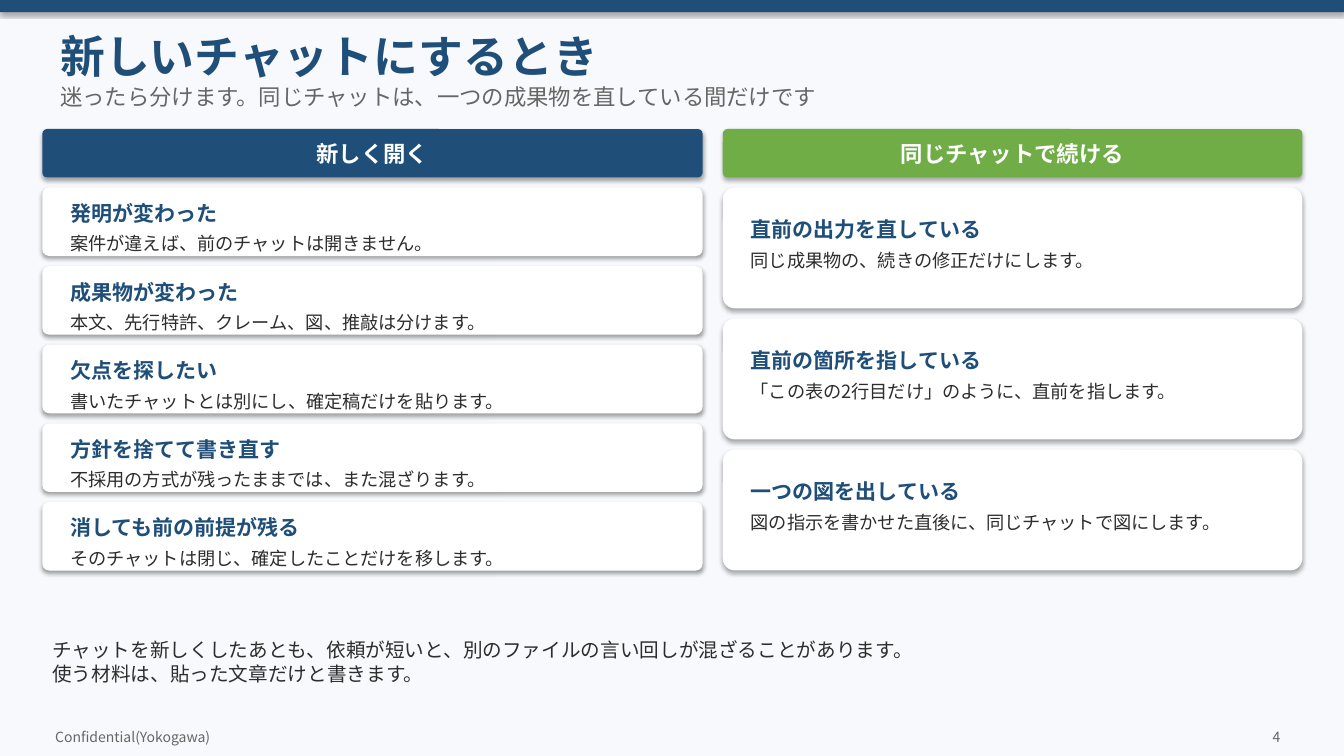
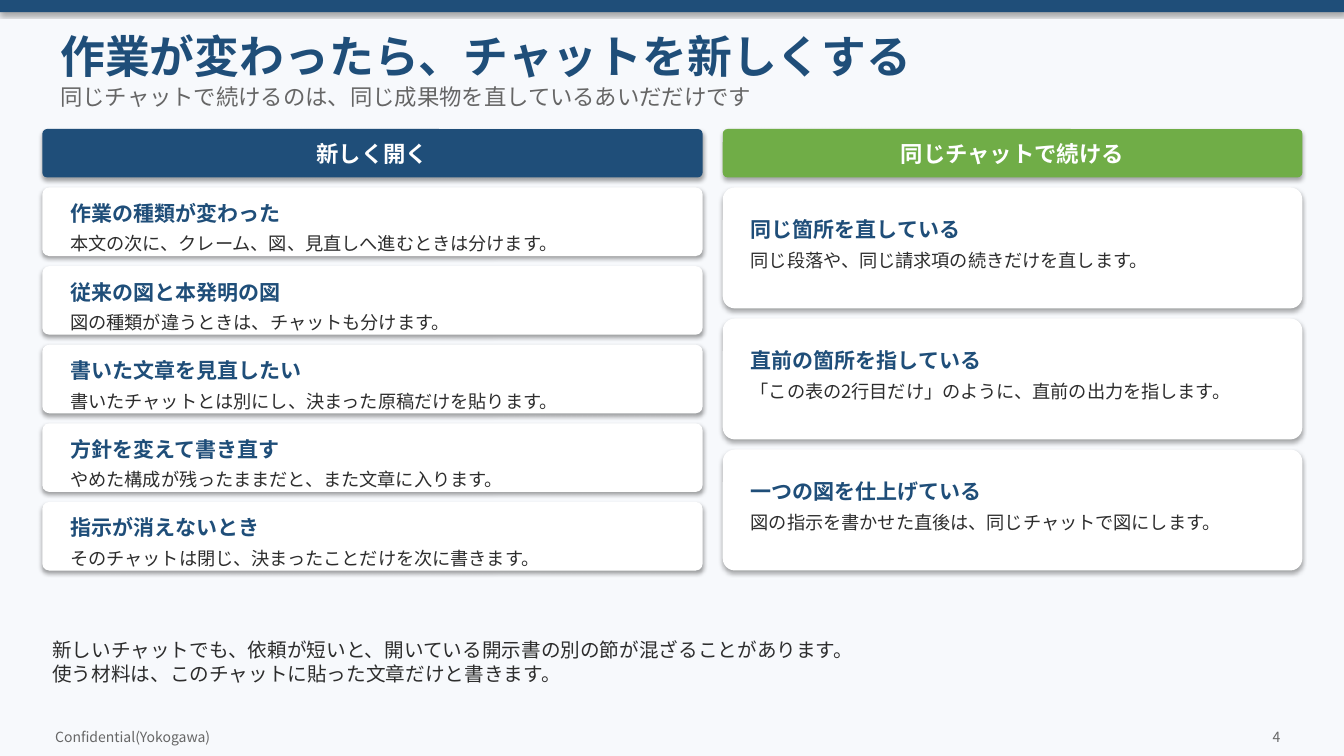
Before and after one commit to zhexingwang/ppt, a slide deck: slide 4 of decks/06_Copilot使いこなし/Copilot使いこなしのコツ.pptx. Drawn at 1344x756 pixels with LibreOffice and Linux fonts; fonts in the diff are those of the drawing. Boxes give left, top, right and bottom in pixels: in the first picture for what was removed or moved away, otherwise in the second. Text is boxed around its words. In the diff, an @@ line names an element or a change of style, - is before the commit and + after.

```diff
--- a/decks/06_Copilot使いこなし/Copilot使いこなしのコツ.pptx
+++ b/decks/06_Copilot使いこなし/Copilot使いこなしのコツ.pptx
@@ text at (60, 34, 911, 78): text changed @@
-新しいチャットにするとき
+作業が変わったら、チャットを新しくする
@@ text at (60, 86, 751, 107): text changed @@
-迷ったら分けます。同じチャットは、一つの成果物を直している間だけです
+同じチャットで続けるのは、同じ成果物を直しているあいだだけです
@@ text at (70, 203, 280, 223): text changed @@
-発明が変わった
+作業の種類が変わった
@@ text at (70, 234, 557, 252): text changed @@
-案件が違えば、前のチャットは開きません。
+本文の次に、クレーム、図、見直しへ進むときは分けます。
@@ text at (751, 219, 960, 239): text changed @@
-直前の出力を直している
+同じ箇所を直している
@@ text at (751, 251, 1148, 269): text changed @@
-同じ成果物の、続きの修正だけにします。
+同じ段落や、同じ請求項の続きだけを直します。
@@ text at (70, 282, 280, 302): text changed @@
-成果物が変わった
+従来の図と本発明の図
@@ text at (70, 313, 449, 331): text changed @@
-本文、先行特許、クレーム、図、推敲は分けます。
+図の種類が違うときは、チャットも分けます。
@@ text at (70, 360, 301, 380): text changed @@
-欠点を探したい
+書いた文章を見直したい
@@ text at (751, 382, 1231, 400): text changed @@
-「この表の2行目だけ」のように、直前を指します。
+「この表の2行目だけ」のように、直前の出力を指します。
@@ text at (70, 392, 557, 410): text changed @@
-書いたチャットとは別にし、確定稿だけを貼ります。
+書いたチャットとは別にし、決まった原稿だけを貼ります。
@@ text at (70, 439, 279, 459): text changed @@
-方針を捨てて書き直す
+方針を変えて書き直す
@@ text at (70, 470, 503, 488): text changed @@
-不採用の方式が残ったままでは、また混ざります。
+やめた構成が残ったままだと、また文章に入ります。
@@ text at (751, 481, 982, 501): text changed @@
-一つの図を出している
+一つの図を仕上げている
@@ text at (70, 517, 259, 537): text changed @@
-消しても前の前提が残る
+指示が消えないとき
@@ text at (751, 513, 1221, 531): text changed @@
-図の指示を書かせた直後に、同じチャットで図にします。
+図の指示を書かせた直後は、同じチャットで図にします。
@@ text at (70, 549, 539, 567): text changed @@
-そのチャットは閉じ、確定したことだけを移します。
+そのチャットは閉じ、決まったことだけを次に書きます。
@@ text at (52, 640, 853, 683): text changed @@
-チャットを新しくしたあとも、依頼が短いと、別のファイルの言い回しが混ざることがあります。
-使う材料は、貼った文章だけと書きます。
+新しいチャットでも、依頼が短いと、開いている開示書の別の節が混ざることがあります。
+使う材料は、このチャットに貼った文章だけと書きます。
```
Also in this commit, not shown: 13 other slides changed, 19 other files.
